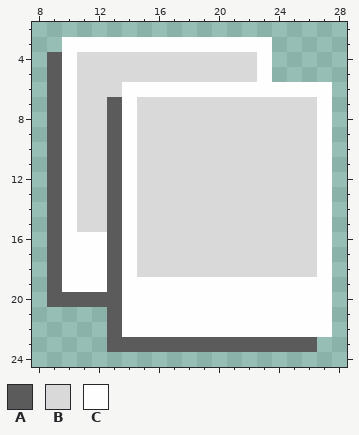
Two states of a pixel-art file, aseprite_working_file/photo_count_sml_icon.aseprite. The first picture shows the starting point.
36x26 pixels, 1 frame. Shown: x 8..28, y 2..24.
Palette (. is transparent): A #5c5b5b  B #d9d9d9  C #fffefe
Pixels before, first column x 9:
 3 .CCCCCCCCCCCCCC....
 4 ACBBBBBBBBBBBBC....
 5 ACBBBBBBBBBBBBC....
 6 ACBBBCCCCCCCCCCCCCC
 7 ACBBACBBBBBBBBBBBBC
 8 ACBBACBBBBBBBBBBBBC
 9 ACBBACBBBBBBBBBBBBC
10 ACBBACBBBBBBBBBBBBC
11 ACBBACBBBBBBBBBBBBC
12 ACBBACBBBBBBBBBBBBC
13 ACBBACBBBBBBBBBBBBC
14 ACBBACBBBBBBBBBBBBC
15 ACBBACBBBBBBBBBBBBC
16 ACCCACBBBBBBBBBBBBC
17 ACCCACBBBBBBBBBBBBC
18 ACCCACBBBBBBBBBBBBC
19 ACCCACCCCCCCCCCCCCC
20 AAAAACCCCCCCCCCCCCC
21 ....ACCCCCCCCCCCCCC
22 ....ACCCCCCCCCCCCCC
23 ....AAAAAAAAAAAAAA.
The same view after the edit:
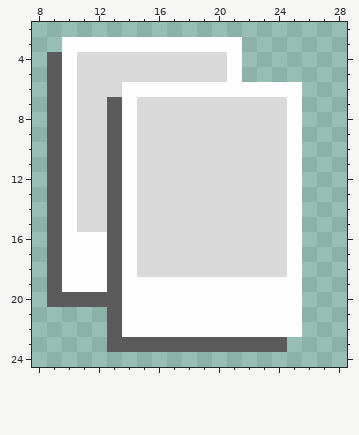
What changed:
Changed rows in their new state; - is an unchanged pixel.
first column x 21:
 3 -..----
 4 C..----
 5 C..----
 6 -----..
 7 ----C..
 8 ----C..
 9 ----C..
10 ----C..
11 ----C..
12 ----C..
13 ----C..
14 ----C..
15 ----C..
16 ----C..
17 ----C..
18 ----C..
19 -----..
20 -----..
21 -----..
22 -----..
23 ----..-
Boxes around the changes in both pictures, in picture pixels (x1, y1, x2, y2):
changed: (227, 37, 332, 352)
